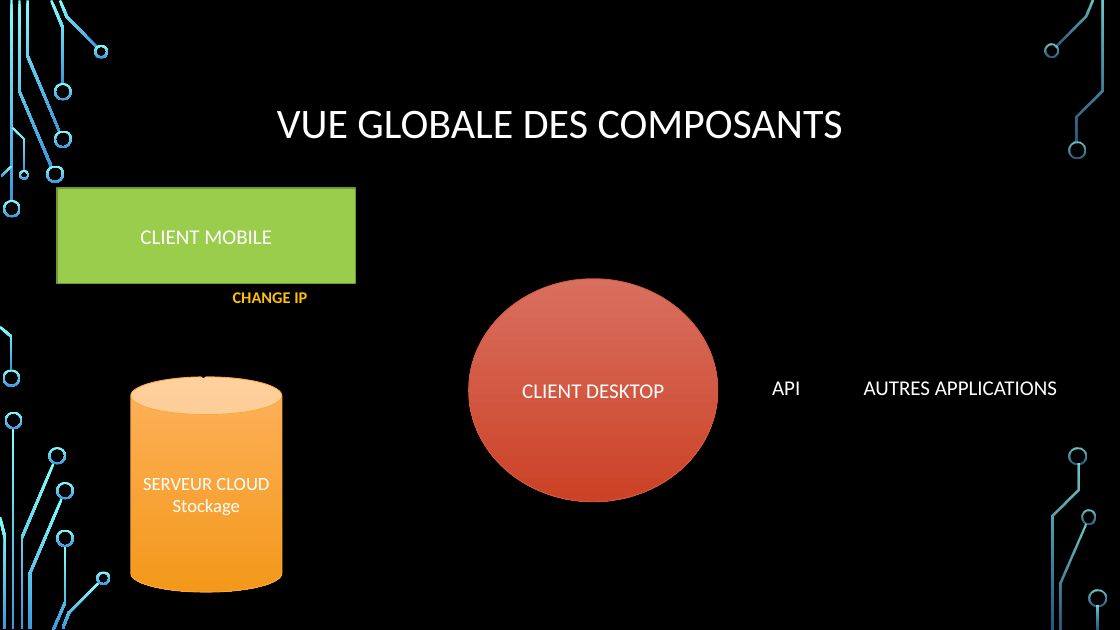
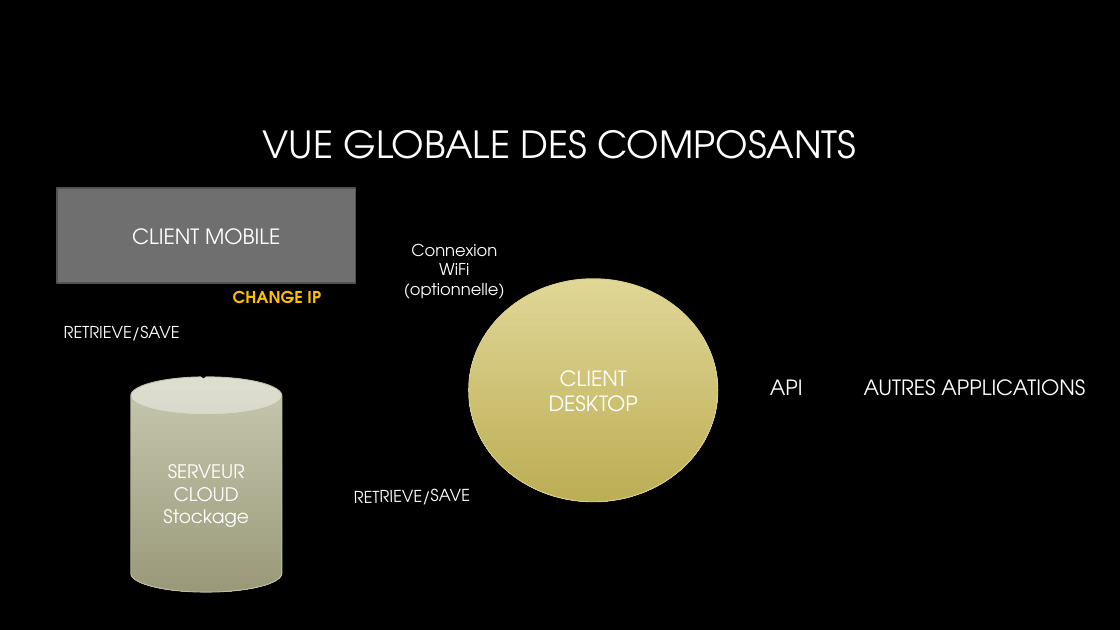
Before and after one commit to bkopec/VIM, a slide deck: slide 7 of Présentation VIM.pptx. Drawn at 1120x630 pixels with LibreOffice and Linux fonts; fonts in the diff are those of the drawing; background and template pictures are left out. Boxes give left, top, right and bottom in pixels: in the first picture for what was removed or moved away, otherwise in the second. Text is boxed around its words. In the diff, an @@ line names an element or a change of style, - is before the commit and + after.

Commit message:
PPT de présentation V2

```diff
--- a/Présentation VIM.pptx
+++ b/Présentation VIM.pptx
@@ title "VUE GLOBALE DES COMPOSANTS" at box(263, 130, 856, 159): size 36 to 32 pt, font Calibri to TeX Gyre Adventor, text colour #FFFFFF to gradient #FFFFFF to #A6A6A6; line spacing 0.9 to 1 @@
@@ rectangle "CLIENT MOBILE" at box(57, 188, 356, 283): font Calibri to TeX Gyre Adventor; fill #9ACD4C to #6F6F6F; outline #729838 1.25 pt to #525252 1.5 pt @@
@@ font Calibri to TeX Gyre Adventor, text colour #000000 to #FFFFFF in 3 elements at box(354, 488, 470, 505), box(64, 325, 180, 341), box(404, 243, 505, 299) @@
@@ text "Connexion WiFi": place and size @@
-text "Connexion WiFi" at box(385, 259, 514, 307)
+text "Connexion WiFi" at box(404, 243, 505, 299)
@@ up down arrow at box(181, 291, 226, 377): outline #000000 1.25 pt to #000000 1.5 pt @@
@@ text "CHANGE IP" at box(233, 290, 321, 304): font Calibri to TeX Gyre Adventor @@
@@ line (358, 280) - (478, 341): stroke #000000 1.75 pt dashed to #000000 2 pt dashed @@
@@ ellipse "CLIENT DESKTOP" at box(469, 279, 718, 502): font Calibri to TeX Gyre Adventor; fill gradient #DA705F to #CB4226 to gradient #E1D797 to #BDAF55; outline #D35940 0.75 pt to #DCD084 0.75 pt @@
@@ text "RETRIEVE/SAVE": place and size @@
-text "RETRIEVE/SAVE" at box(72, 318, 325, 346)
+text "RETRIEVE/SAVE" at box(64, 325, 180, 341)
@@ cylinder "SERVEUR CLOUD" at box(131, 377, 282, 592): font Calibri to TeX Gyre Adventor; fill gradient #FEB35D to #F3981B to gradient #C8C8B2 to #9A9A7B; outline #FAA93A 0.75 pt to #BFBFA5 0.75 pt @@
@@ left right arrow "API" at box(730, 365, 842, 409): font Calibri to TeX Gyre Adventor; outline #000000 1.25 pt to #000000 1.5 pt @@
@@ text "AUTRES APPLICATIONS" at box(864, 379, 1085, 396): font Calibri to TeX Gyre Adventor @@
@@ up down arrow at box(283, 409, 476, 505): outline #000000 1.25 pt to #000000 1.5 pt @@
@@ group removed at box(0, 0, 1107, 630): 33 freeform shapes, 3 rectangles @@
```
Also in this commit, not shown: 10 other slides changed.
